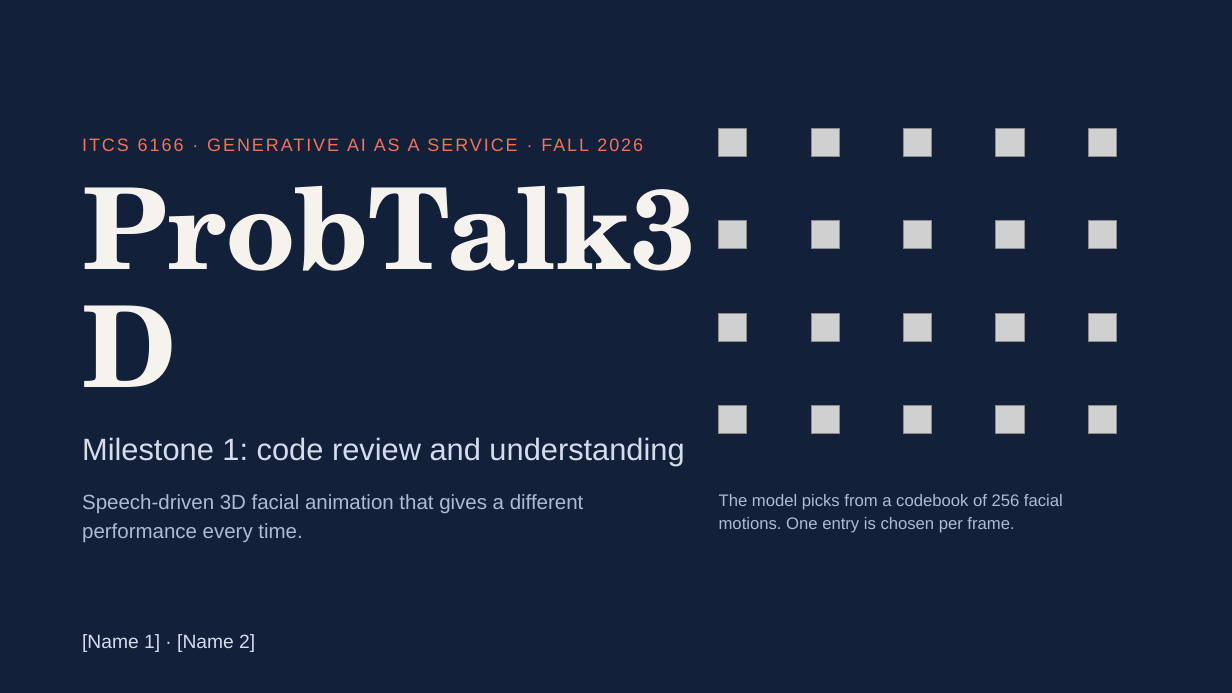
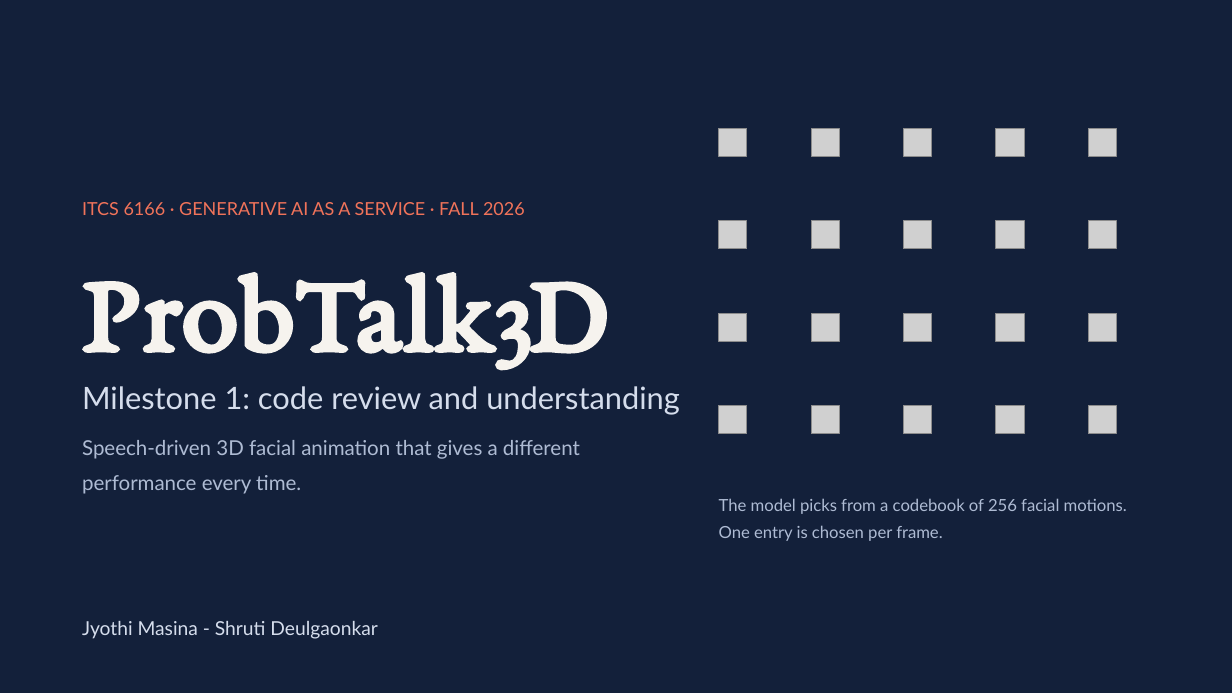
Before and after one commit to jsdmhash/ProbTalk3D, a slide deck: slide 1 of docs/ProbTalk3D Milestone 1 Code Review.pptx. Drawn at 1232x693 pixels with LibreOffice and Linux fonts; fonts in the diff are those of the drawing; grey boxes stand for pictures. Boxes give left, top, right and bottom in pixels: in the first picture for what was removed or moved away, otherwise in the second. Text is boxed around its words. In the diff, an @@ line names an element or a change of style, - is before the commit and + after.

Commit message:
Add Milestone 2 presentation, demo scripts, guides, and clean gitignore

```diff
--- a/docs/ProbTalk3D Milestone 1 Code Review.pptx
+++ b/docs/ProbTalk3D Milestone 1 Code Review.pptx
@@ text "ITCS 6166 · GENERATIVE AI ...": place and size @@
-text "ITCS 6166 · GENERATIVE AI ..." at box(347, 138, 359, 151)
+text "ITCS 6166 · GENERATIVE AI ..." at box(82, 202, 525, 215)
@@ text "ITCS 6166 · GENERATIVE AI ..." at box(82, 202, 525, 215): font Arial to Lato, letter spacing 1.5 to 0 pt; line spacing 19.6pt to 1.4 @@
@@ title "ProbTalk3D": place and size @@
-title "ProbTalk3D" at box(82, 174, 743, 413)
+title "ProbTalk3D" at box(82, 272, 610, 371)
@@ title "ProbTalk3D" at box(82, 272, 610, 371): font TeX Gyre Schola to EB Garamond; line spacing 92.4pt to 1.05 @@
@@ text "Milestone 1: code review and ...": place and size @@
-text "Milestone 1: code review and ..." at box(82, 437, 684, 466)
+text "Milestone 1: code review and ..." at box(82, 386, 680, 415)
@@ text "Milestone 1: code review and ..." at box(82, 386, 680, 415): font Arial to Lato; line spacing 30pt to 1.25 @@
@@ text "Speech-driven 3D facial animation that ...": place and size @@
-text "Speech-driven 3D facial animation that ..." at box(82, 494, 584, 543)
+text "Speech-driven 3D facial animation that ..." at box(82, 440, 580, 494)
@@ text "Speech-driven 3D facial animation that ..." at box(82, 440, 580, 494): font Arial to Lato; line spacing 22.4pt to 1.4 @@
@@ text "The model picks from a ..." at box(719, 498, 1127, 541): font Arial to Lato; line spacing 17.6pt to 1.35 @@
@@ text added at box(82, 621, 377, 639), 15 pt, text #D5DDEC @@
+Jyothi Masina - Shruti Deulgaonkar
@@ text removed at box(82, 634, 255, 652) @@
-[Name 1] · [Name 2]
```
Also in this commit, not shown: 11 other slides changed, 10 other files.
